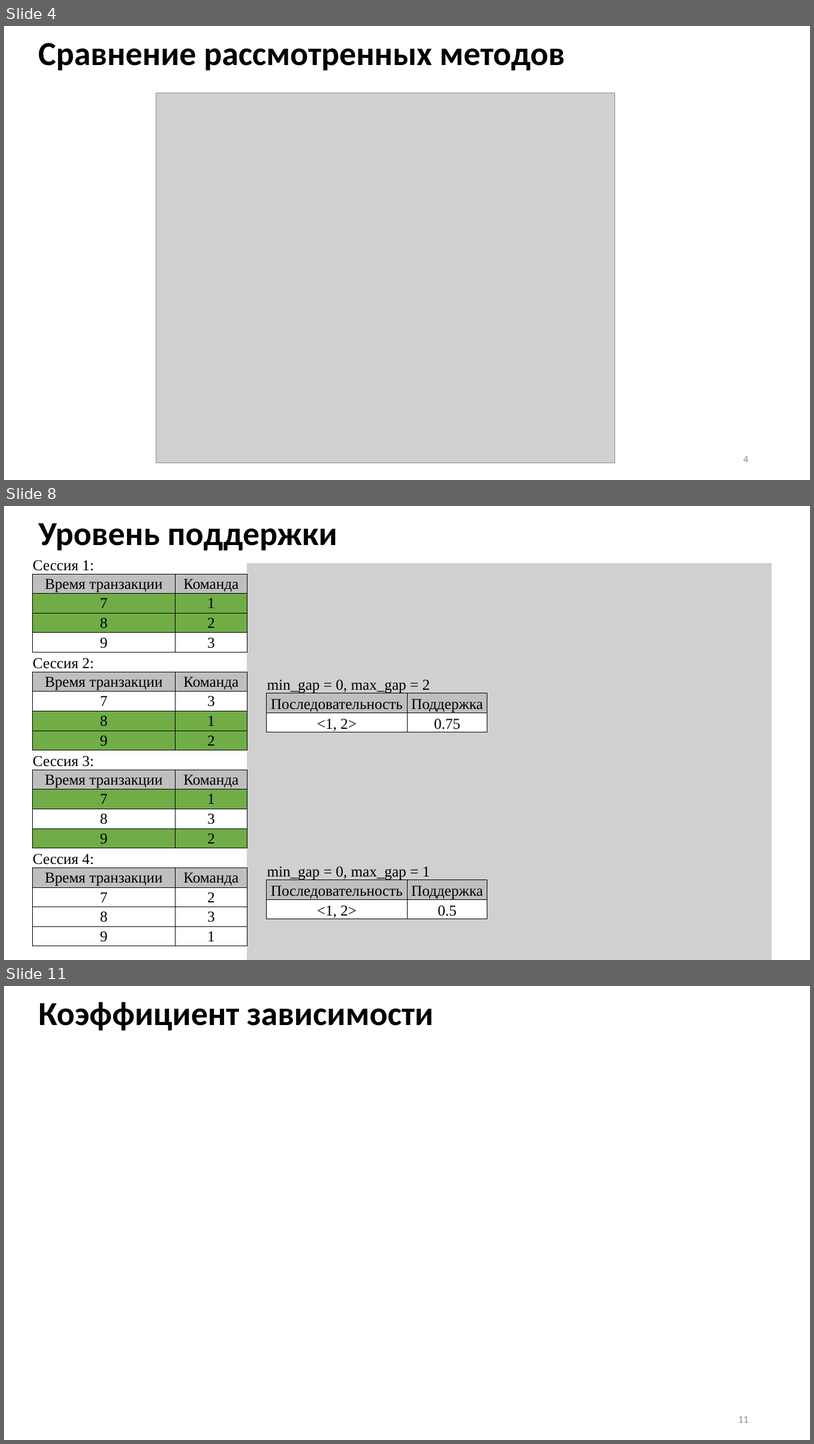
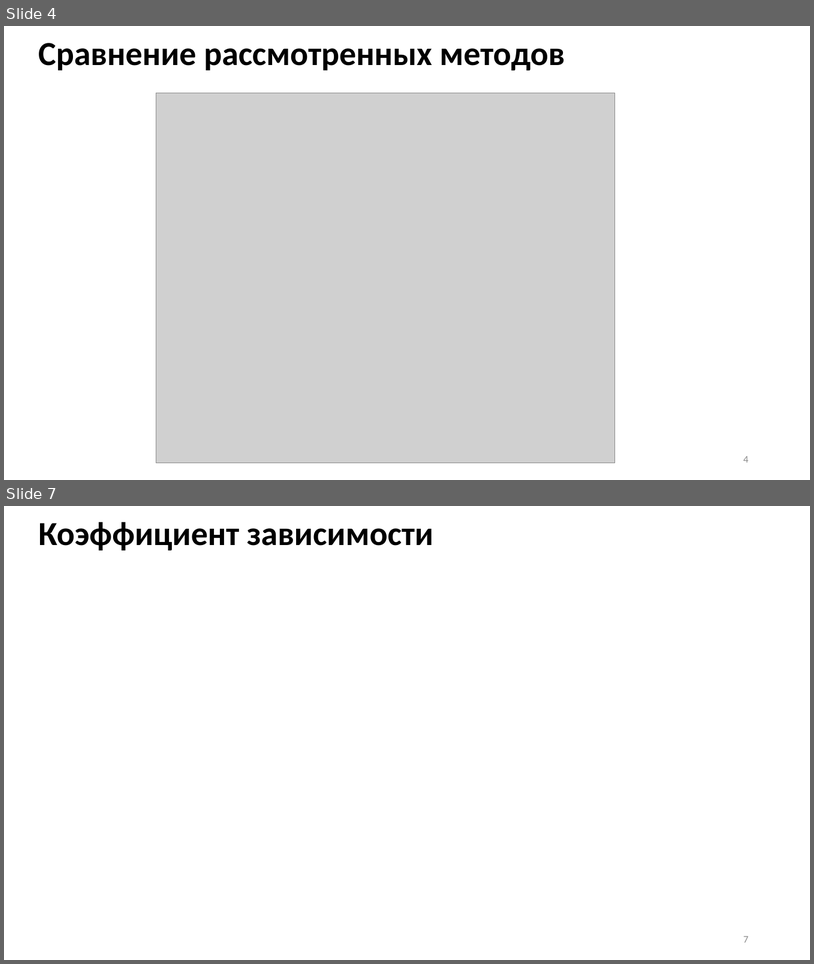
Before and after one commit to Inlucker/8semestr, a slide deck: ВКР/Презентация/ПронинАС_ВКР_презентация.pptx. Shown one above the other, each under a label of ours: slides 4, 8 and 11 before the commit, slides 4 and 7 after it; the slides between them are not shown. The pictures are 814x1444 and 814x964 pixels, drawn with LibreOffice and Linux fonts; fonts in the diff are those of the drawing; grey boxes stand for pictures. Boxes give left, top, right and bottom in pixels: in the first picture for what was removed or moved away, otherwise in the second. Text is boxed around its words. In the diff, an @@ line names an element or a change of style, - is before the commit and + after.

```diff
--- a/ВКР/Презентация/ПронинАС_ВКР_презентация.pptx
+++ b/ВКР/Презентация/ПронинАС_ВКР_презентация.pptx
@@ slide 8 removed at box(4, 506, 810, 960), background #FFFFFF @@
@@ title removed at box(38, 523, 338, 550) @@
-Уровень поддержки
@@ table removed at box(32, 555, 247, 946), 20 rows, 2 columns @@
-Сессия 1: | 
-Время транзакции | Команда
-7 | 1
-8 | 2
-9 | 3
-Сессия 2: | 
-Время транзакции | Команда
-7 | 3
-8 | 1
-9 | 2
-Сессия 3: | 
-Время транзакции | Команда
-7 | 1
-8 | 3
-9 | 2
-Сессия 4: | 
-Время транзакции | Команда
-7 | 2
-8 | 3
-9 | 1
@@ picture removed at box(247, 563, 772, 960) @@
@@ table removed at box(267, 673, 488, 735), 3 rows, 2 columns @@
-min_gap = 0, max_gap = 2 | 
-Последовательность | Поддержка
-<1, 2> | 0.75
@@ table removed at box(267, 860, 488, 921), 3 rows, 2 columns @@
-min_gap = 0, max_gap = 1 | 
-Последовательность | Поддержка
-<1, 2> | 0.5
@@ what was slide 11 is now slide 7 @@
@@ page number at box(744, 936, 749, 942): text changed @@
-11
+7
```
Also in this commit, not shown: 3 slides changed, 3 other slides removed, 2 other files.
